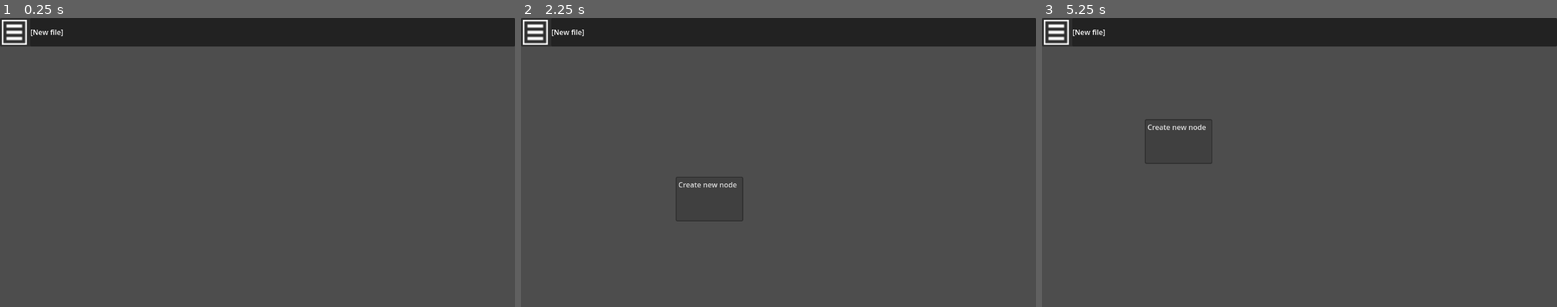
Above: before the commit, frames 1-3 (left to right).
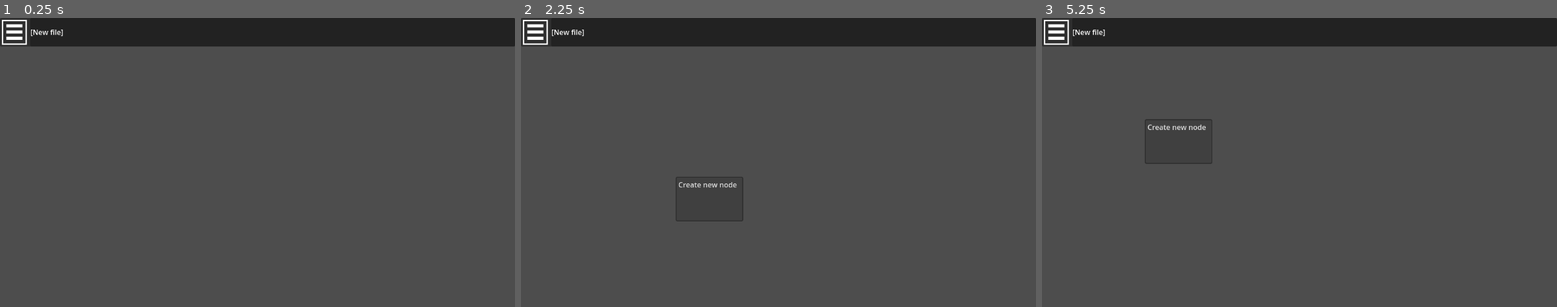
Above: after the commit, the same moments.

Repository: arthurgps2/nodoban
Game: Godot game, scene res://Charter/Charter.tscn
The game is run twice, just before and just after one commit, with the same random seed, the same clock (stepped at 60 frames per second) and the same inputs.
Inputs (mouse positions are in pixels of both pictures, inside the frame that each line leads up to):
- Up to frame 1 (0.25 s): no input
- Up to frame 2 (2.25 s): tap Enter at 0.5 s; move the mouse to (891, 148) at 0.52 s; click (891, 148) at 0.6 s; click (536, 32) at 1.25 s; tap Space at 2 s; move the mouse to (675, 176) at 2.02 s; right-click (675, 176) at 2.1 s
- Up to frame 3 (5.25 s): tap Enter at 2.75, 4.25 s; move the mouse to (1351, 98) at 2.77 s; tap Mouse wheel down (scroll_down) at 2.85 s; tap Space at 3.5, 5 s; move the mouse to (1273, 220) at 3.52 s; tap Mouse wheel up (scroll_up) at 3.6 s; move the mouse to (1454, 205) at 4.27 s; click (1454, 205) at 4.35 s; move the mouse to (1145, 119) at 5.02 s; right-click (1145, 119) at 5.1 s

The runs differ from the first frame. In frame 1, 0.2% of the frame differs, in the area x 0-6%, y 0-9%; in frame 2, 0.2%; in frame 3, 0.2%.

Commit message:
Added checkbox icons

Diff:
--- a/PropertyValue/CharterPropertyValue.tscn
+++ b/PropertyValue/CharterPropertyValue.tscn
@@ -1,7 +1,9 @@
-[gd_scene load_steps=3 format=3 uid="uid://bsf00q17e4aoy"]
+[gd_scene load_steps=5 format=3 uid="uid://bsf00q17e4aoy"]
 
 [ext_resource type="Script" path="res://PropertyValue/CharterPropertyValue.gd" id="1_8ilfw"]
+[ext_resource type="Texture2D" uid="uid://bthkhgbg2a7r6" path="res://Icons/CheckboxChecked.png" id="2_ej60v"]
 [ext_resource type="Texture2D" uid="uid://cqtmjxrsl4siw" path="res://Icons/Trash.png" id="2_hivsj"]
+[ext_resource type="Texture2D" uid="uid://0rhkdoyur1t6" path="res://Icons/CheckboxUnchecked.png" id="3_j15l2"]
 
 [node name="CharterNodePropertyValue" type="HBoxContainer"]
 anchors_preset = 10
@@ -49,6 +51,8 @@
 unique_name_in_owner = true
 visible = false
 layout_mode = 2
+theme_override_icons/checked = ExtResource("2_ej60v")
+theme_override_icons/unchecked = ExtResource("3_j15l2")
 
 [node name="ArrayEdit" type="VBoxContainer" parent="VBoxContainer"]
 unique_name_in_owner = true
--- a/project.godot
+++ b/project.godot
@@ -45,3 +45,7 @@
 "events": [Object(InputEventMouseButton,"resource_local_to_scene":false,"resource_name":"","device":-1,"window_id":0,"a …(258 unchanged characters)…
 ]
 }
+
+[rendering]
+
+textures/canvas_textures/default_texture_filter=0
Binary file added: Icons/CheckboxChecked.png
Not shown, added: Icons/CheckboxChecked.png.import
Binary file added: Icons/CheckboxUnchecked.png
Not shown, added: Icons/CheckboxUnchecked.png.import
Not shown, removed: Icons/ArrowDown.png~
Not shown, removed: Icons/ArrowRight.png~
Not shown, removed: Icons/Options.png~
Not shown, removed: Icons/Trash.png~
